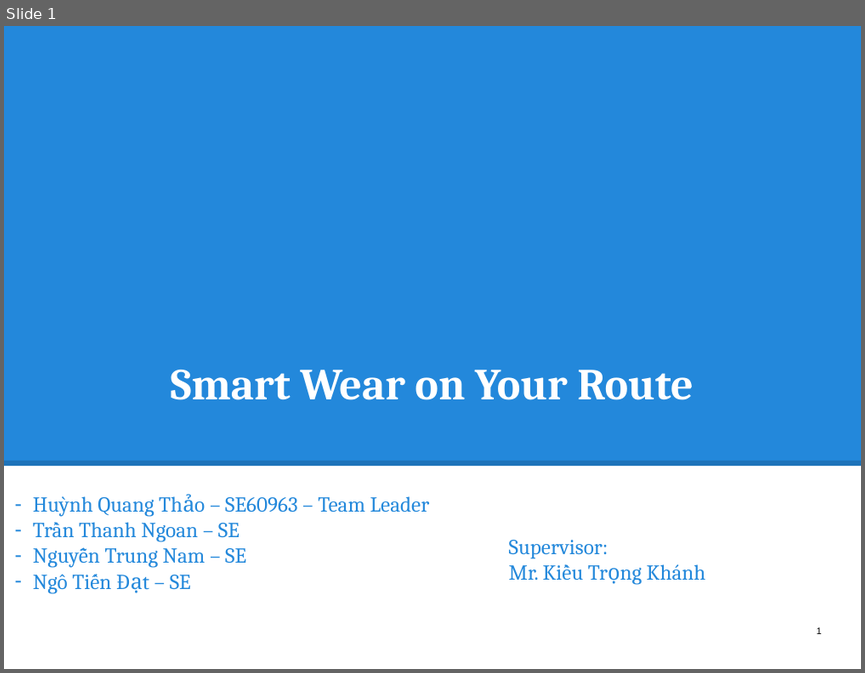
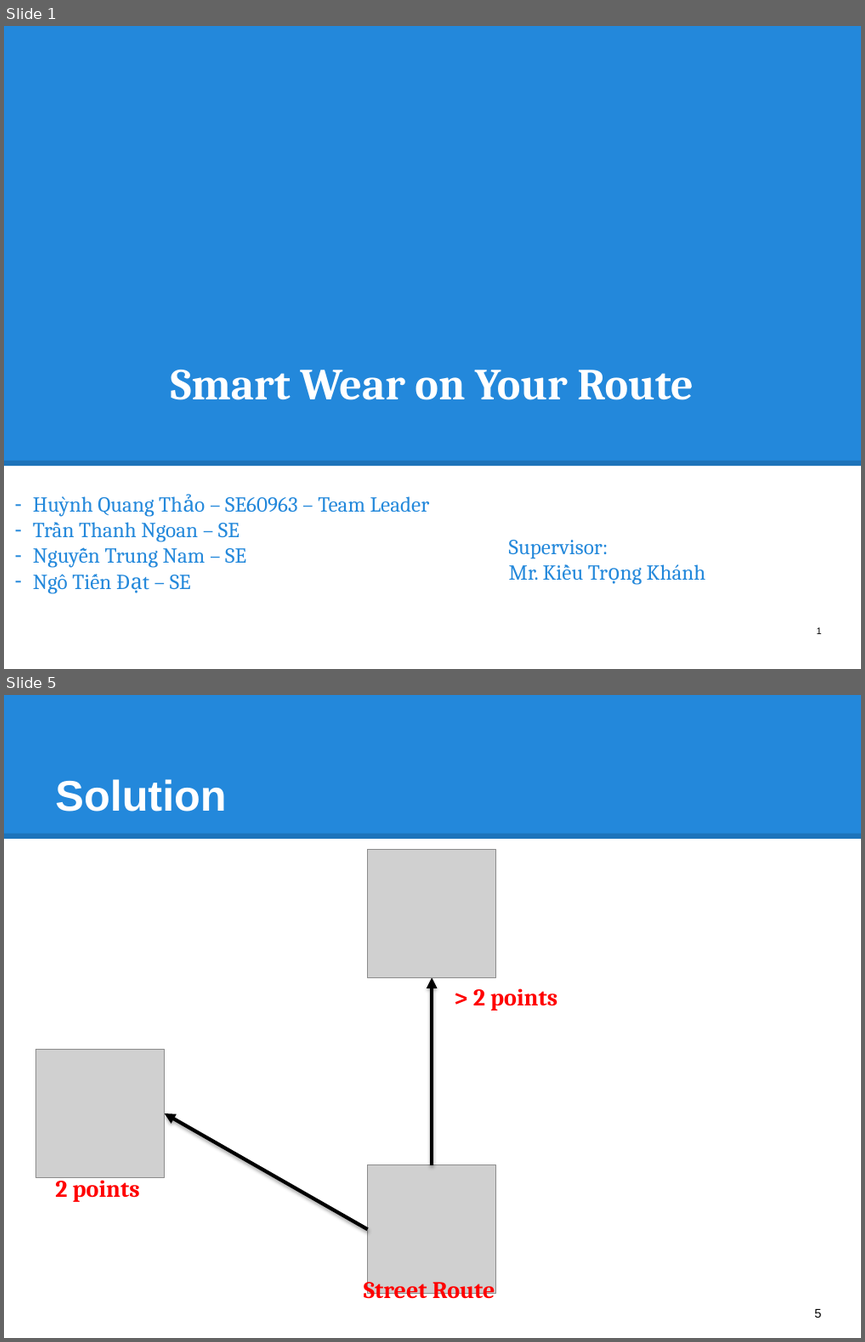
Before and after one commit to hqt/street-router, a slide deck: Document/presentation/full presentation.pptx. Shown one above the other, each under a label of ours: slide 1 before the commit, slides 1 and 5 after it; the slides between them are not shown. The pictures are 865x673 and 865x1342 pixels, drawn with LibreOffice and Linux fonts; fonts in the diff are those of the drawing; grey boxes stand for pictures. Boxes give left, top, right and bottom in pixels: in the first picture for what was removed or moved away, otherwise in the second. Text is boxed around its words. In the diff, an @@ line names an element or a change of style, - is before the commit and + after.

```diff
--- a/Document/presentation/full presentation.pptx
+++ b/Document/presentation/full presentation.pptx
@@ slide 5 added at (x1=4, y1=695, x2=861, y2=1338), background #FFFFFF @@
@@ rectangle added at (x1=4, y1=695, x2=861, y2=839), fill #2388DB @@
@@ title added at (x1=55, y1=779, x2=226, y2=811), 36 pt, text #FFFFFF, bold @@
+Solution
@@ line added from (4, 835) to (861, 835), #000000 4.5 pt @@
@@ picture added at (x1=367, y1=849, x2=496, y2=978) @@
@@ arrow added from (432, 1164) to (432, 978), #000000 3 pt @@
@@ text added at (x1=473, y1=988, x2=557, y2=1010), 20 pt, text #FF0000, bold @@
+> 2 points
@@ picture added at (x1=35, y1=1049, x2=164, y2=1178) @@
@@ arrow added from (367, 1229) to (164, 1113), #000000 3 pt @@
@@ text added at (x1=55, y1=1174, x2=140, y2=1202), 20 pt, text #FF0000, bold @@
+2 points
@@ picture added at (x1=367, y1=1164, x2=496, y2=1293) @@
@@ text added at (x1=364, y1=1276, x2=495, y2=1303), 20 pt, text #FF0000, bold @@
+Street Route
@@ page number added at (x1=814, y1=1309, x2=821, y2=1317), 10.5 pt, text #000000 @@
+5
```
Also in this commit, not shown: 80 other slides added, 3 other files.
